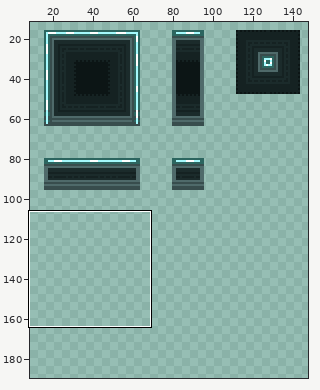
Two versions of one sprite sheet, assets/sprites/patch-tileset.png. Above: a wide view before the commit, with the close-up outlined.
Close-up. First the earlier version:
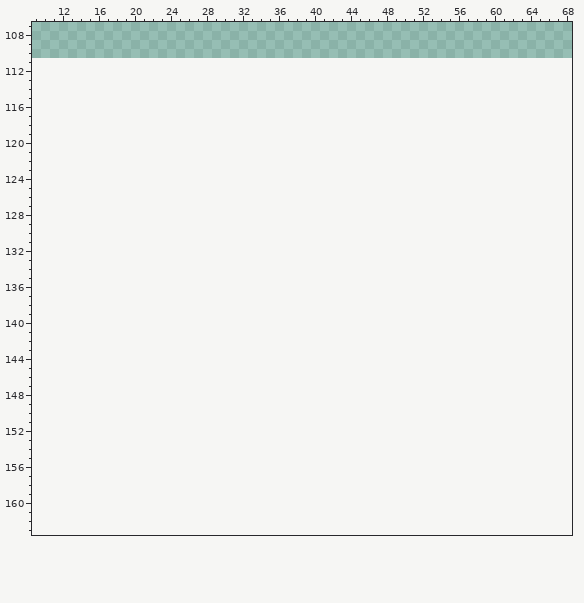
The file is 160x111 pixels. Pixels under 10% opacity are left out. Colours within 5 levels of each other are drawn and written as one. Shown: x 9..68, y 107..163. The old version is drawn lined up with the new one, on the new canvas. The wide view leaves out empty margins. The commit also changed other parts of the picture, which this record leaves out.
The same view after the edit:
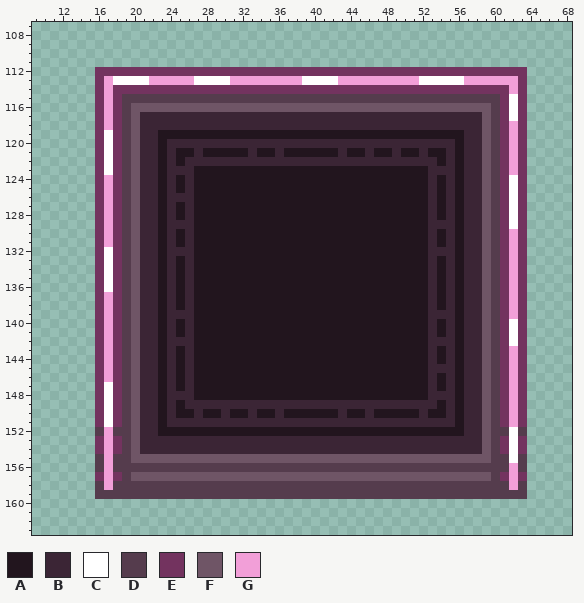
Palette (. is transparent): A #22151e  B #3b2535  C #ffffff  D #553c4d  E #73335f  F #6f5566  G #f29fd8
Change:
canvas 160x111 -> 160x192
Changed rows in their new state; - is an unchanged pixel.
first column x 16:
112 EEEEEEEEEEEEEEEEEEEEEEEEEEEEEEEEEEEEEEEEEEEEEEEE
113 EGCCCCGGGGGCCCCGGGGGGGGCCCCGGGGGGGGGCCCCCGGGGGGE
114 EGEEEEEEEEEEEEEEEEEEEEEEEEEEEEEEEEEEEEEEEEEEEEGE
115 EGEDDDDDDDDDDDDDDDDDDDDDDDDDDDDDDDDDDDDDDDDDDECE
116 EGEDFFFFFFFFFFFFFFFFFFFFFFFFFFFFFFFFFFFFFFFFDECE
117 EGEDFBBBBBBBBBBBBBBBBBBBBBBBBBBBBBBBBBBBBBBFDECE
118 EGEDFBBBBBBBBBBBBBBBBBBBBBBBBBBBBBBBBBBBBBBFDEGE
119 ECEDFBBAAAAAAAAAAAAAAAAAAAAAAAAAAAAAAAAAABBFDEGE
120 ECEDFBBABBBBBBBBBBBBBBBBBBBBBBBBBBBBBBBBABBFDEGE
121 ECEDFBBABAABAAAAABAABAAAAAABAABAABAABAABABBFDEGE
122 ECEDFBBABABBBBBBBBBBBBBBBBBBBBBBBBBBBBABABBFDEGE
123 ECEDFBBABBBAAAAAAAAAAAAAAAAAAAAAAAAAABBBABBFDEGE
124 EGEDFBBABABAAAAAAAAAAAAAAAAAAAAAAAAAABABABBFDECE
125 EGEDFBBABABAAAAAAAAAAAAAAAAAAAAAAAAAABABABBFDECE
126 EGEDFBBABBBAAAAAAAAAAAAAAAAAAAAAAAAAABABABBFDECE
127 EGEDFBBABABAAAAAAAAAAAAAAAAAAAAAAAAAABABABBFDECE
128 EGEDFBBABABAAAAAAAAAAAAAAAAAAAAAAAAAABABABBFDECE
129 EGEDFBBABBBAAAAAAAAAAAAAAAAAAAAAAAAAABBBABBFDECE
130 EGEDFBBABABAAAAAAAAAAAAAAAAAAAAAAAAAABABABBFDEGE
131 EGEDFBBABABAAAAAAAAAAAAAAAAAAAAAAAAAABABABBFDEGE
132 ECEDFBBABBBAAAAAAAAAAAAAAAAAAAAAAAAAABBBABBFDEGE
133 ECEDFBBABABAAAAAAAAAAAAAAAAAAAAAAAAAABABABBFDEGE
134 ECEDFBBABABAAAAAAAAAAAAAAAAAAAAAAAAAABABABBFDEGE
135 ECEDFBBABABAAAAAAAAAAAAAAAAAAAAAAAAAABABABBFDEGE
136 ECEDFBBABABAAAAAAAAAAAAAAAAAAAAAAAAAABABABBFDEGE
137 EGEDFBBABABAAAAAAAAAAAAAAAAAAAAAAAAAABABABBFDEGE
138 EGEDFBBABABAAAAAAAAAAAAAAAAAAAAAAAAAABABABBFDEGE
139 EGEDFBBABBBAAAAAAAAAAAAAAAAAAAAAAAAAABBBABBFDEGE
140 EGEDFBBABABAAAAAAAAAAAAAAAAAAAAAAAAAABABABBFDECE
141 EGEDFBBABABAAAAAAAAAAAAAAAAAAAAAAAAAABABABBFDECE
142 EGEDFBBABBBAAAAAAAAAAAAAAAAAAAAAAAAAABBBABBFDECE
143 EGEDFBBABABAAAAAAAAAAAAAAAAAAAAAAAAAABABABBFDEGE
144 EGEDFBBABABAAAAAAAAAAAAAAAAAAAAAAAAAABABABBFDEGE
145 EGEDFBBABABAAAAAAAAAAAAAAAAAAAAAAAAAABBBABBFDEGE
146 EGEDFBBABABAAAAAAAAAAAAAAAAAAAAAAAAAABABABBFDEGE
147 ECEDFBBABABAAAAAAAAAAAAAAAAAAAAAAAAAABABABBFDEGE
148 ECEDFBBABBBAAAAAAAAAAAAAAAAAAAAAAAAAABBBABBFDEGE
149 ECEDFBBABABBBBBBBBBBBBBBBBBBBBBBBBBBBBABABBFDEGE
150 ECEDFBBABAABAABAABAABAAAAAABAABAAAAABAABABBFDEGE
151 ECEDFBBABBBBBBBBBBBBBBBBBBBBBBBBBBBBBBBBABBFDEGE
152 DGDDFBBAAAAAAAAAAAAAAAAAAAAAAAAAAAAAAAAAABBFDDCD
153 EGEDFBBBBBBBBBBBBBBBBBBBBBBBBBBBBBBBBBBBBBBFDECE
154 EGEDFBBBBBBBBBBBBBBBBBBBBBBBBBBBBBBBBBBBBBBFDECE
155 DGDDFFFFFFFFFFFFFFFFFFFFFFFFFFFFFFFFFFFFFFFFDDCD
156 DGDDDDDDDDDDDDDDDDDDDDDDDDDDDDDDDDDDDDDDDDDDDDGD
157 EGEDFFFFFFFFFFFFFFFFFFFFFFFFFFFFFFFFFFFFFFFFDEGE
158 DGDDDDDDDDDDDDDDDDDDDDDDDDDDDDDDDDDDDDDDDDDDDDGD
159 DDDDDDDDDDDDDDDDDDDDDDDDDDDDDDDDDDDDDDDDDDDDDDDD
Boxes around the changes in both close-ups, in picture pixels (x1, y1, x2, y2):
added: (95, 67, 527, 499)
